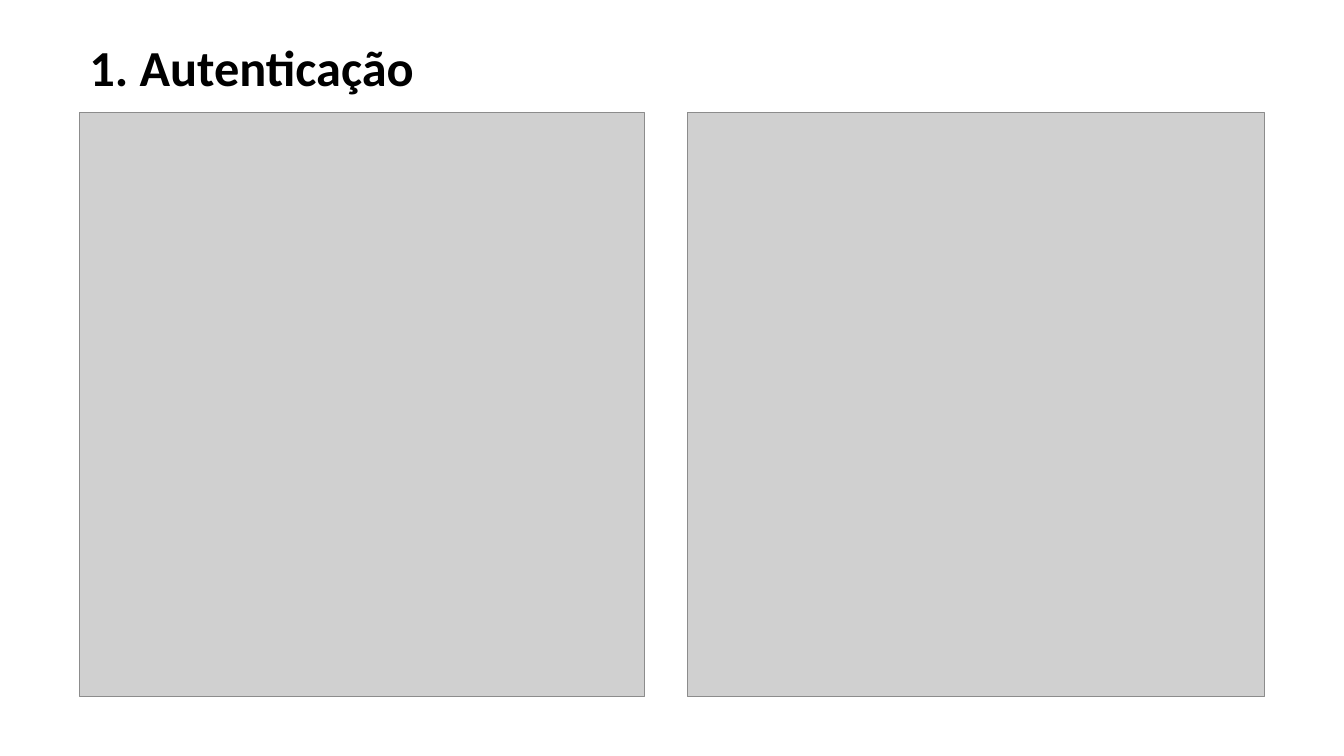
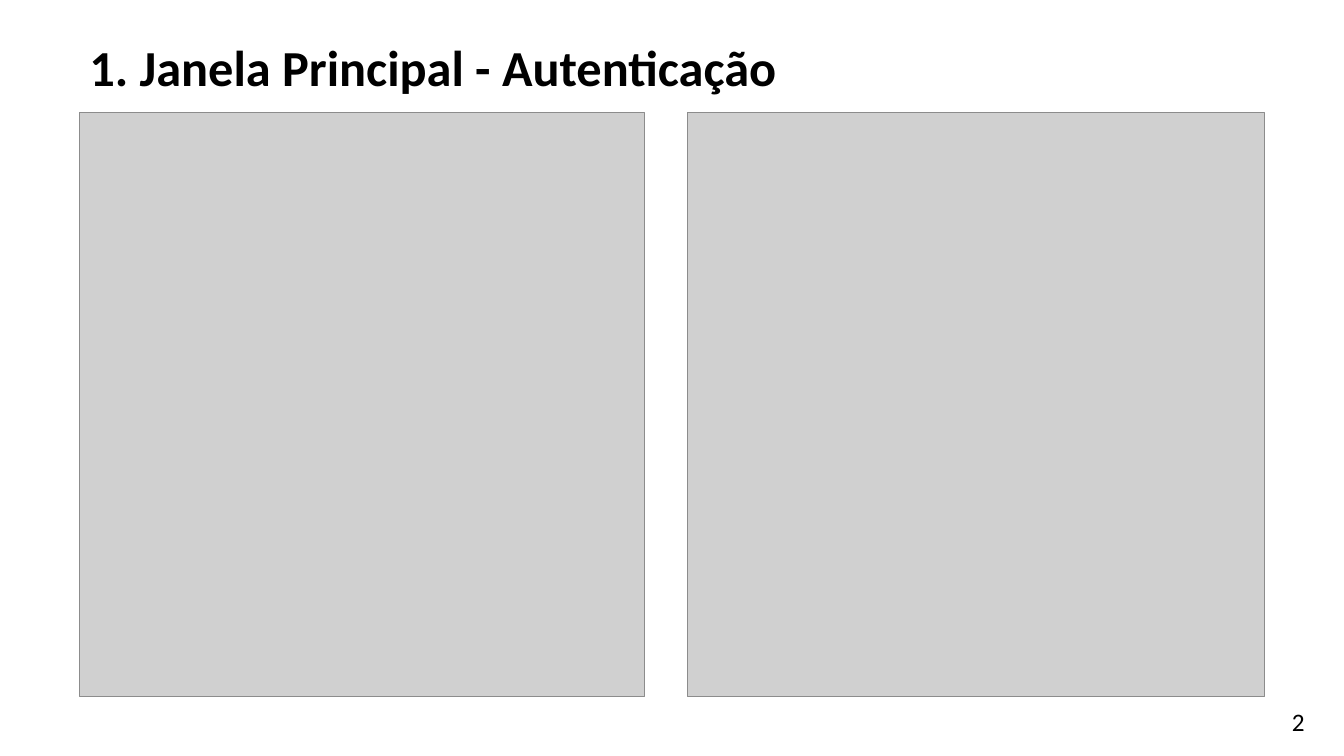
Before and after one commit to nancialaudino/CligestApp, a slide deck: slide 3 of Apresentação_CligestApp.pptx (slide 2 before the commit). Drawn at 1344x756 pixels with LibreOffice and Linux fonts; fonts in the diff are those of the drawing; grey boxes stand for pictures. Boxes give left, top, right and bottom in pixels: in the first picture for what was removed or moved away, otherwise in the second. Text is boxed around its words. In the diff, an @@ line names an element or a change of style, - is before the commit and + after.

Commit message:
Add files via upload
Apresentação final

```diff
--- a/Apresentação_CligestApp.pptx
+++ b/Apresentação_CligestApp.pptx
@@ title at (x1=89, y1=50, x2=776, y2=95): text changed @@
-1. Autenticação
+1. Janela Principal - Autenticação
@@ text added at (x1=1292, y1=714, x2=1305, y2=731), 18 pt, text #000000 @@
+2
```
Also in this commit, not shown: 6 other slides changed, 2 slides added.
